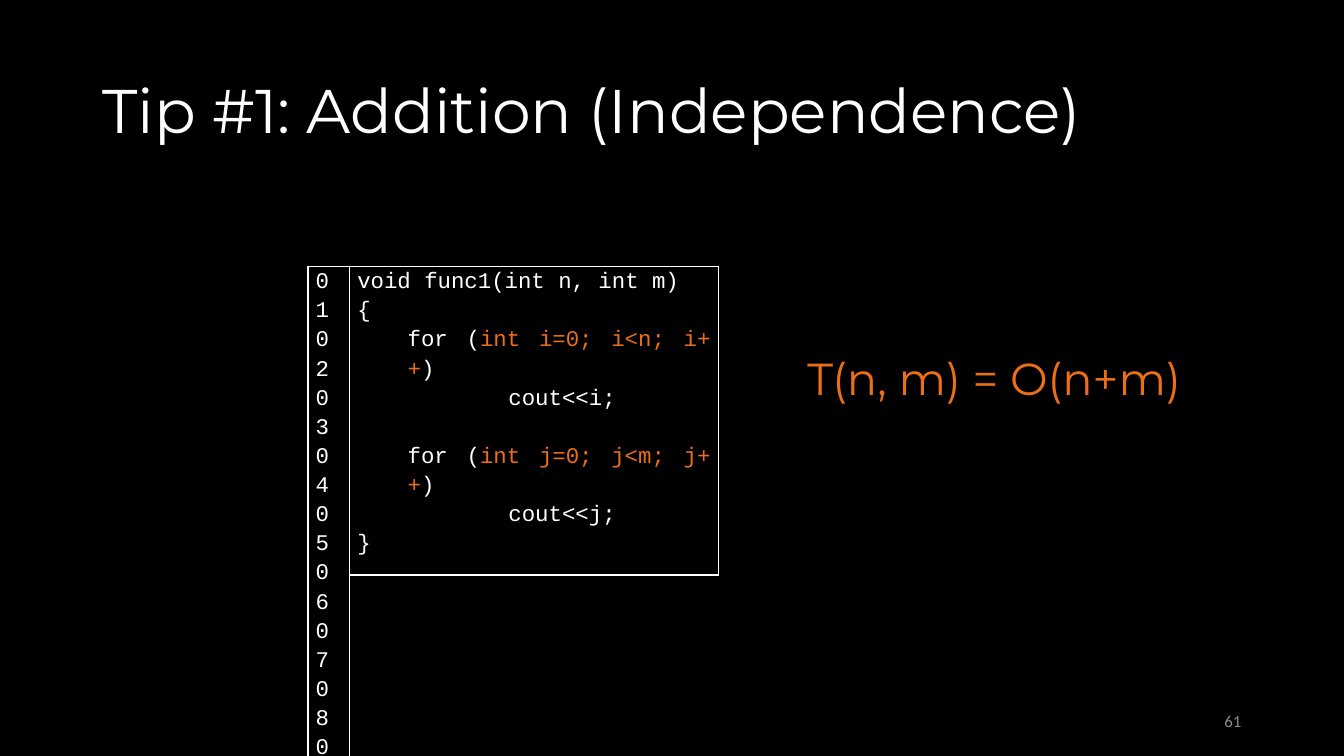
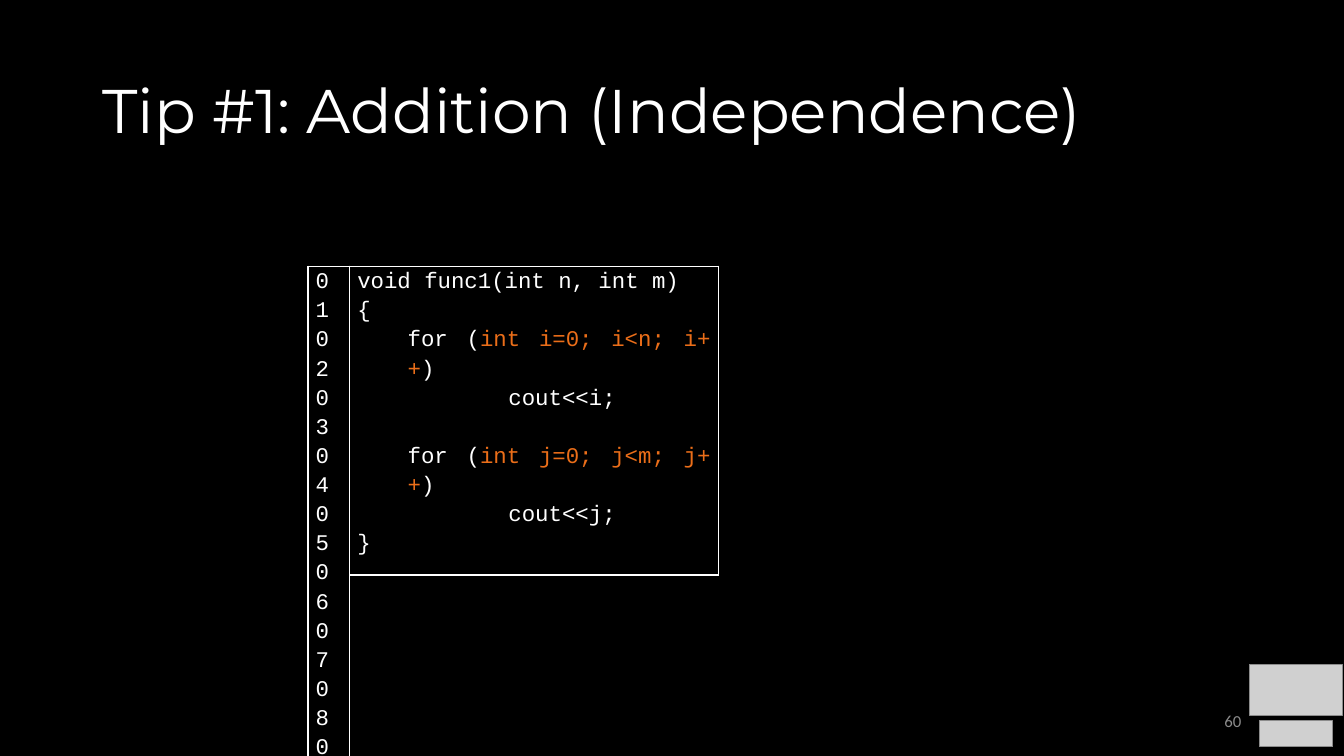
Before and after one commit to COP3530/Instructional-Content, a slide deck: slide 60 of Slides-PPT/1 - Algorithmic Analysis.pptx (slide 61 before the commit). Drawn at 1344x756 pixels with LibreOffice and Linux fonts; fonts in the diff are those of the drawing; grey boxes stand for pictures. Boxes give left, top, right and bottom in pixels: in the first picture for what was removed or moved away, otherwise in the second. Text is boxed around its words. In the diff, an @@ line names an element or a change of style, - is before the commit and + after.

```diff
--- a/Slides-PPT/1 - Algorithmic Analysis.pptx
+++ b/Slides-PPT/1 - Algorithmic Analysis.pptx
@@ text removed at box(807, 361, 1181, 404) @@
-  T(n, m) = O(n+m)
@@ picture added at box(1250, 664, 1343, 716) @@
@@ page number at box(1224, 716, 1241, 727): text changed @@
-61
+60
@@ picture added at box(1259, 721, 1333, 747) @@
```
Also in this commit, not shown: 100 other slides changed, 5 slides added, 2 slides removed, 2 other files.
